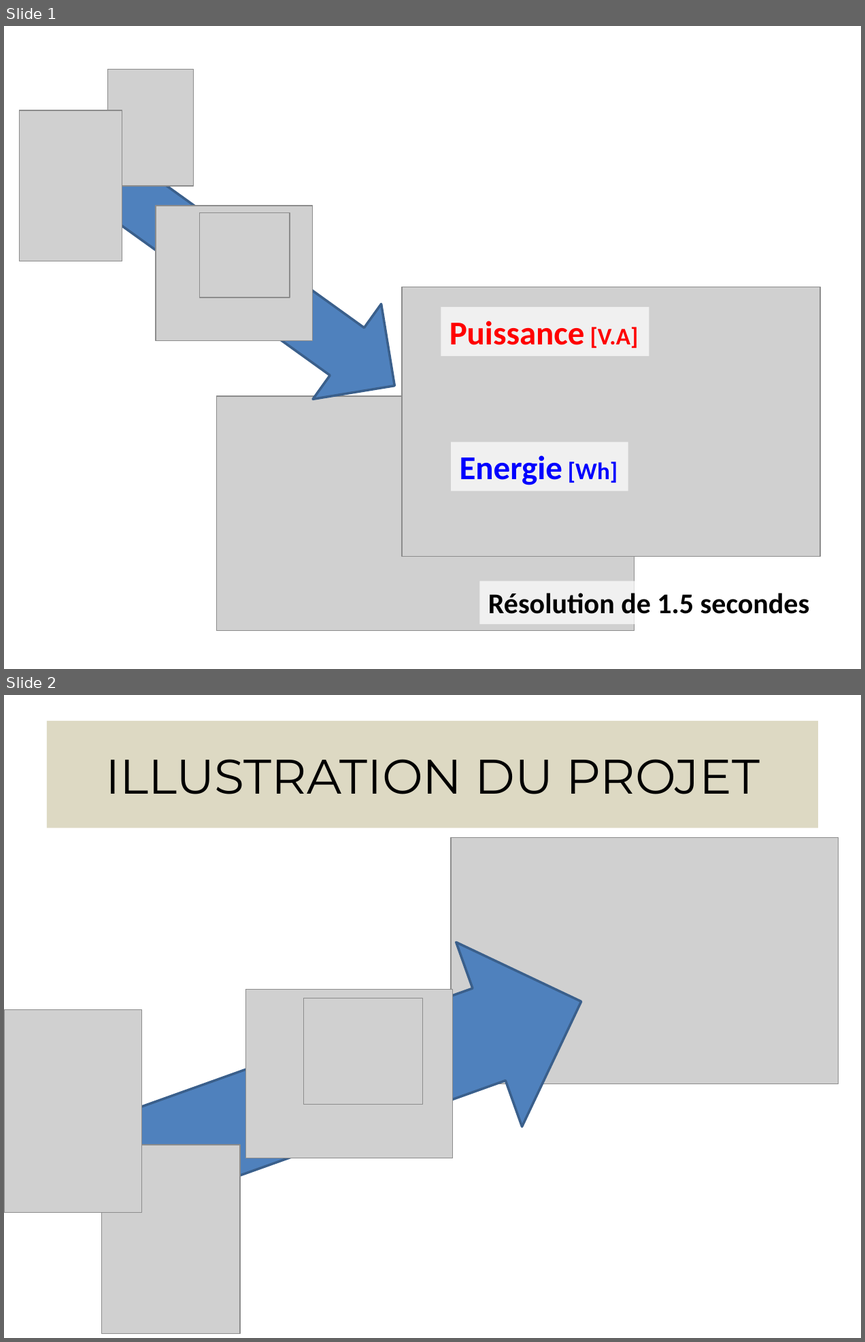
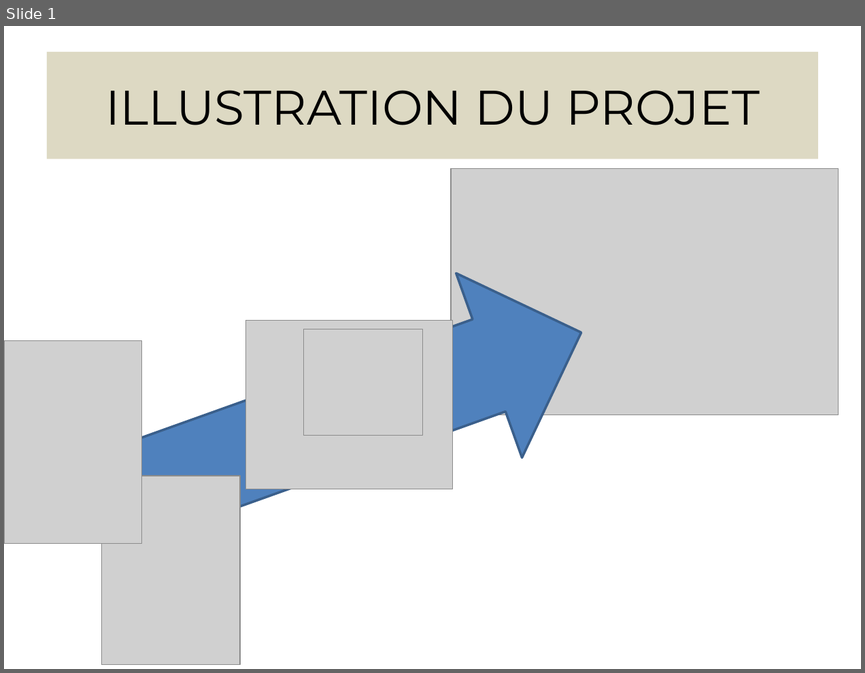
Before and after one commit to pilloutche/ConsoCompteurElectrique_avec_RPi, a slide deck: Documents/Illustrations.pptx. Shown one above the other, each under a label of ours: slides 1 and 2 before the commit, slide 1 after it. The pictures are 865x1342 and 865x673 pixels, drawn with LibreOffice and Linux fonts; fonts in the diff are those of the drawing; grey boxes stand for pictures. Boxes give left, top, right and bottom in pixels: in the first picture for what was removed or moved away, otherwise in the second. Text is boxed around its words. In the diff, an @@ line names an element or a change of style, - is before the commit and + after.

```diff
--- a/Documents/Illustrations.pptx
+++ b/Documents/Illustrations.pptx
@@ slide 1 removed at <box>4,26,861,669</box>, background #FFFFFF @@
@@ picture removed at <box>107,69,193,185</box> @@
@@ picture removed at <box>20,110,122,261</box> @@
@@ right arrow removed at <box>85,140,429,433</box> @@
@@ picture removed at <box>156,206,313,340</box> @@
@@ picture removed at <box>199,213,290,297</box> @@
@@ picture removed at <box>402,286,820,556</box> @@
@@ rectangle removed at <box>441,307,649,356</box> @@
-Puissance [V.A]
@@ picture removed at <box>216,396,634,630</box> @@
@@ rectangle removed at <box>451,441,629,490</box> @@
-Energie [Wh]
@@ rectangle removed at <box>479,580,821,623</box> @@
-Résolution de 1.5 secondes
@@ what was slide 2 is now slide 1 @@
```
Also in this commit, not shown: 5 other files.
